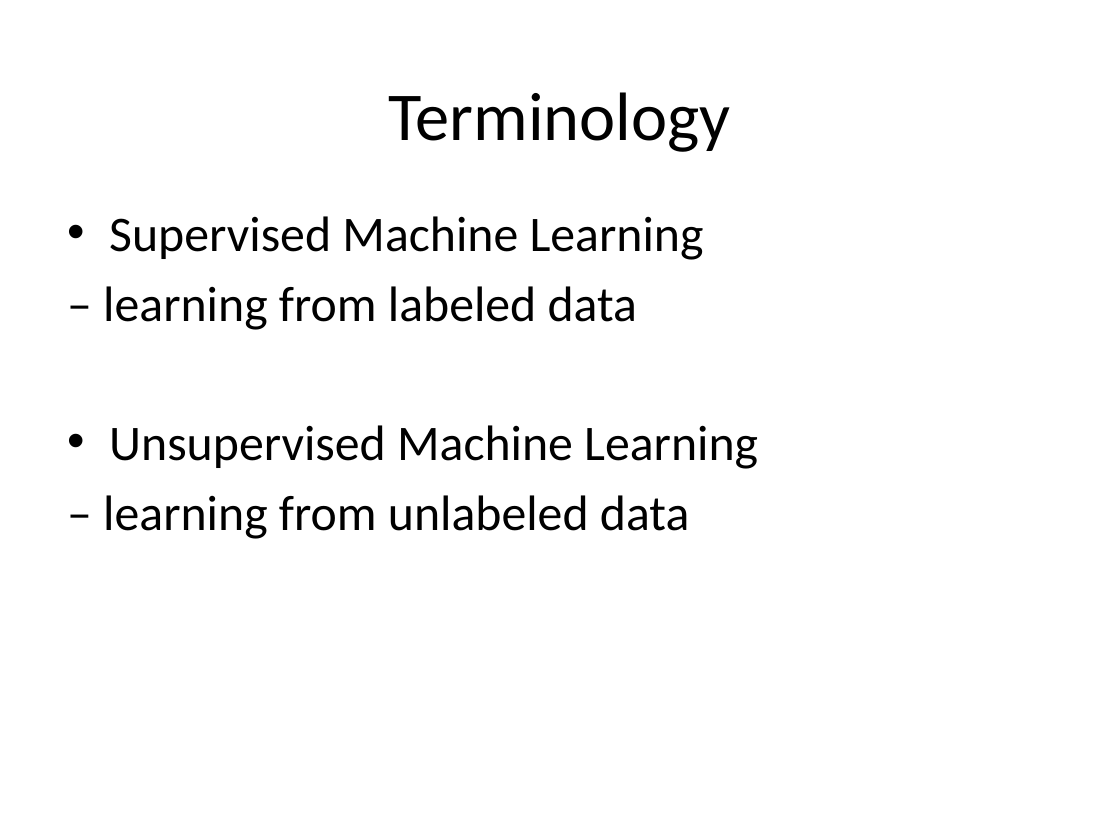
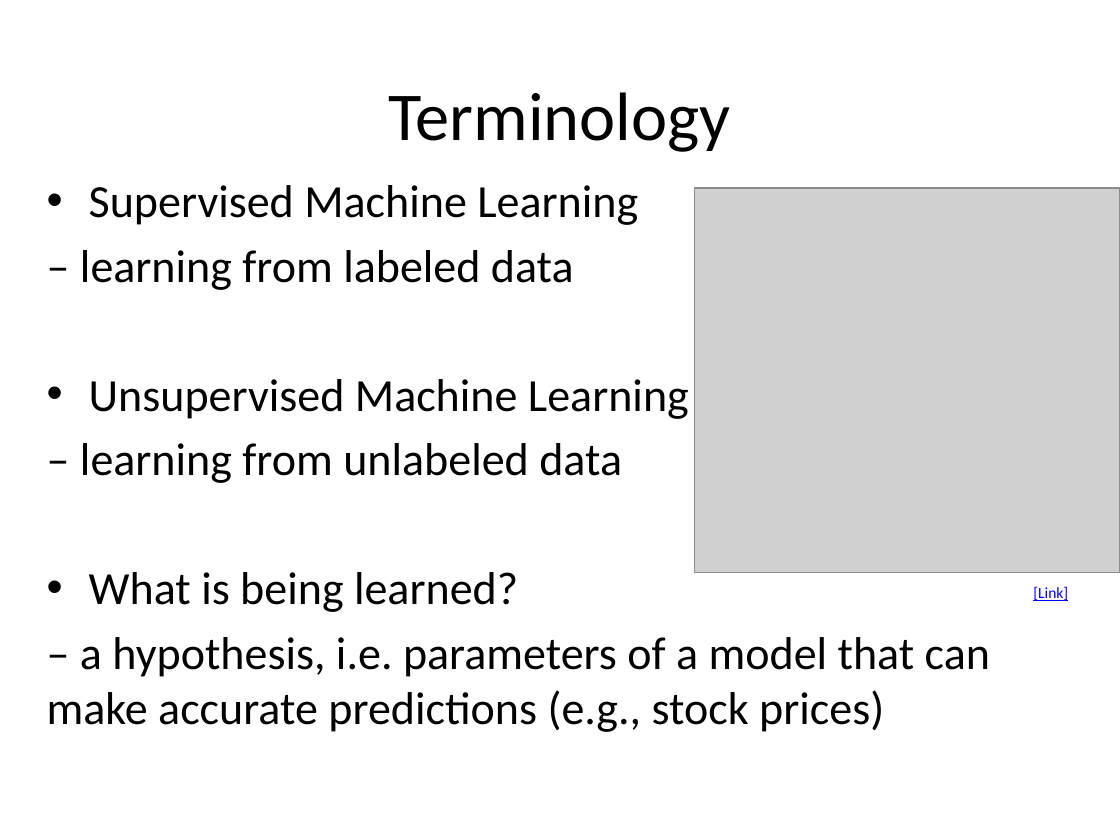
Before and after one commit to Oleksandra28/grad_forum, a slide deck: slide 9 of grad-presentation-sopova 2.pptx (slide 7 before the commit). Drawn at 1120x840 pixels with LibreOffice and Linux fonts; fonts in the diff are those of the drawing; grey boxes stand for pictures; background and template pictures are left out. Boxes give left, top, right and bottom in pixels: in the first picture for what was removed or moved away, otherwise in the second. Text is boxed around its words. In the diff, an @@ line names an element or a change of style, - is before the commit and + after.

```diff
--- a/grad-presentation-sopova 2.pptx
+++ b/grad-presentation-sopova 2.pptx
@@ text "Supervised Machine Learning": place and size @@
-text "Supervised Machine Learning" at [103, 216, 758, 539]
+text "Supervised Machine Learning" at [47, 185, 990, 732]
@@ text at [80, 185, 689, 483]: size 32 to 29.6 pt in "Supervised Machine Learning", "– learning from labeled data", "Unsupervised Machine Learning", "– learning from unlabeled data" @@
@@ picture added at [694, 188, 1120, 572] @@
@@ text at [47, 572, 990, 732]: paragraphs added @@
+• What is being learned?
+– a hypothesis, i.e. parameters of a model that can make accurate predictions (e.g., stock prices)
@@ text added at [1033, 586, 1068, 601], 10 pt, text #0000FF, underline @@
+[Link]
```
Also in this commit, not shown: 5 other slides changed, 7 slides added, 2 slides removed, 3 other files.
